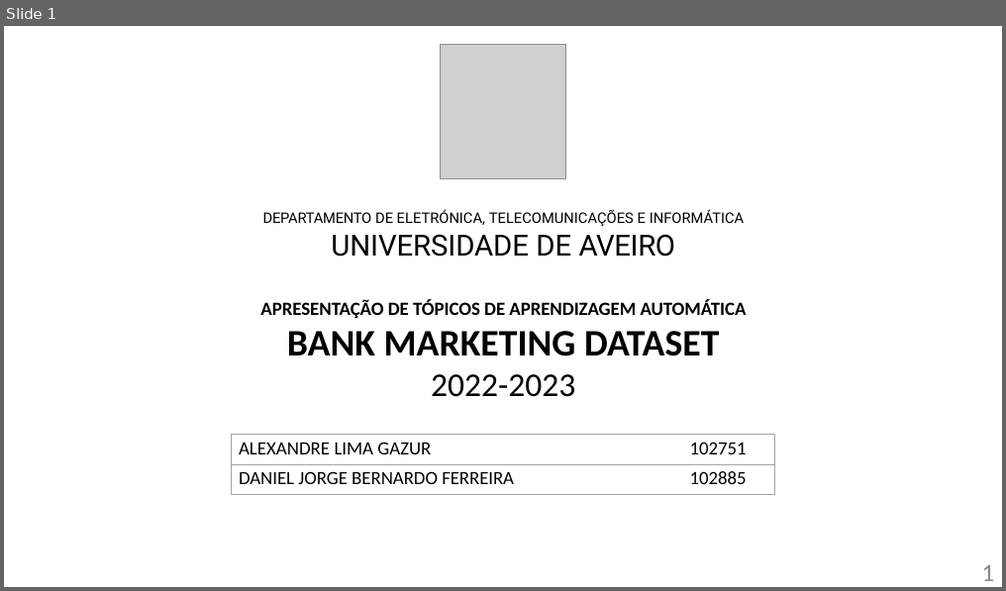
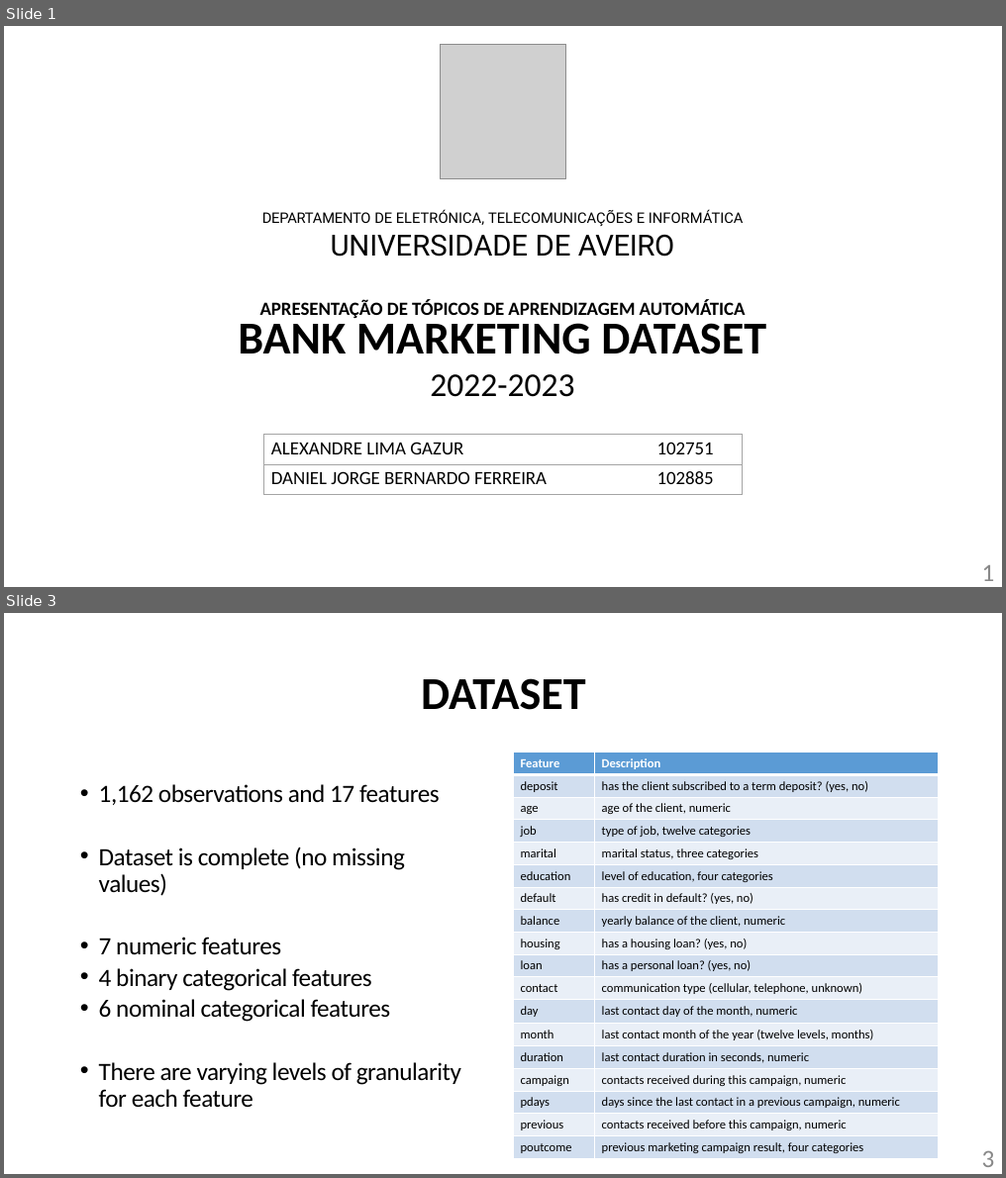
Before and after one commit to DanielFerreira011102/TAA1, a slide deck: Presentation1.pptx. Shown one above the other, each under a label of ours: slide 1 before the commit, slides 1 and 3 after it; the slides between them are not shown. The pictures are 1006x591 and 1006x1178 pixels, drawn with LibreOffice and Linux fonts; fonts in the diff are those of the drawing; grey boxes stand for pictures. Boxes give left, top, right and bottom in pixels: in the first picture for what was removed or moved away, otherwise in the second. Text is boxed around its words. In the diff, an @@ line names an element or a change of style, - is before the commit and + after.

```diff
--- a/Presentation1.pptx
+++ b/Presentation1.pptx
@@ slide 3 added at (x1=4, y1=613, x2=1002, y2=1174), background #FFFFFF @@
@@ text added at (x1=421, y1=678, x2=586, y2=710), 44 pt, text #000000, bold @@
+DATASET
@@ table added at (x1=513, y1=753, x2=939, y2=1158), 18 rows, 2 columns @@
+Feature | Description
+deposit | has the client subscribed to a term deposit? (yes, no)
+age | age of the client, numeric
+job | type of job, twelve categories
+marital | marital status, three categories
+education | level of education, four categories
+default | has credit in default? (yes, no)
+balance | yearly balance of the client, numeric
+housing | has a housing loan? (yes, no)
+loan | has a personal loan? (yes, no)
+contact | communication type (cellular, telephone, unknown)
+day | last contact day of the month, numeric
+month | last contact month of the year (twelve levels, months)
+duration | last contact duration in seconds, numeric
+campaign | contacts received during this campaign, numeric
+pdays | days since the last contact in a previous campaign, numeric
+previous | contacts received before this campaign, numeric
+poutcome | previous marketing campaign result, four categories
@@ text added at (x1=99, y1=784, x2=461, y2=1085), 24 pt, text #000000 @@
+• 1,162 observations and 17 features
+• Dataset is complete (no missing values)
+• 7 numeric features
+• 4 binary categorical features
+• 6 nominal categorical features
+• There are varying levels of granularity for each feature
@@ page number added at (x1=982, y1=1151, x2=995, y2=1167), 24 pt, text #888888 @@
+3
@@ slide 1 changed as well @@
@@ text "DEPARTAMENTO DE ELETRÓNICA, TELECOMUNICAÇÕES E ..." moved from (x1=260, y1=210, x2=746, y2=397) to (x1=238, y1=210, x2=766, y2=397) @@
@@ text at (x1=238, y1=316, x2=766, y2=355): size 36 to 44 pt in "BANK MARKETING DATASET" @@
@@ table resized from (x1=232, y1=434, x2=775, y2=494) to (x1=263, y1=434, x2=742, y2=494) @@
```
Also in this commit, not shown: 4 other slides added, 1 slide removed, 1 other file.
